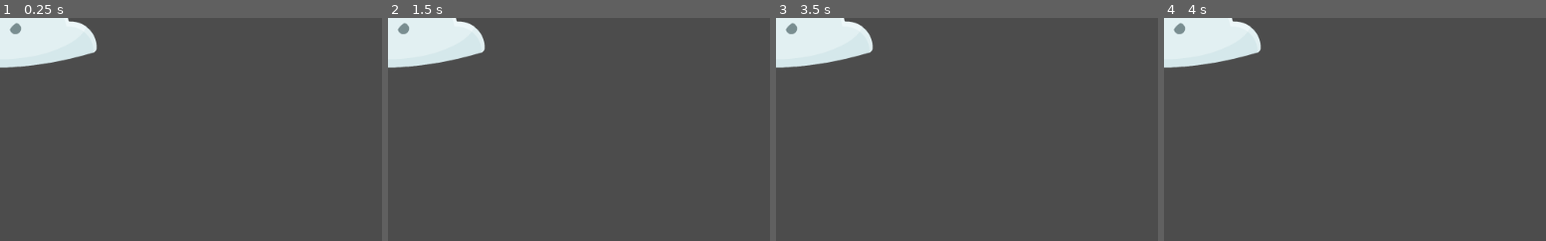
Above: before the commit, frames 1-4 (left to right).
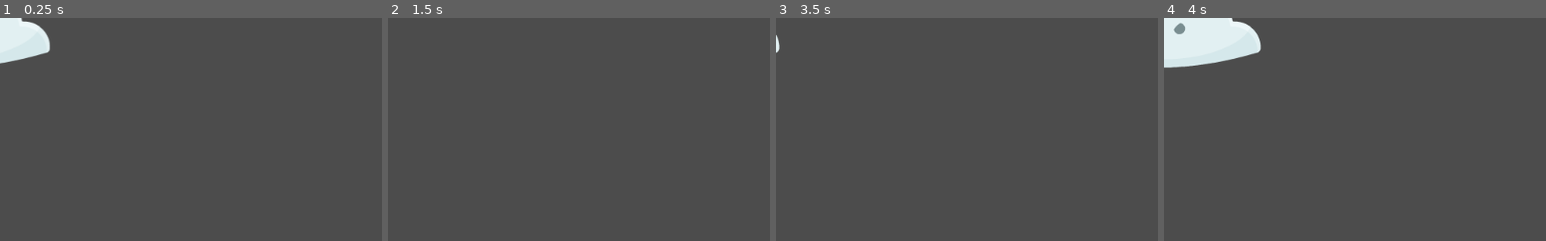
Above: after the commit, the same moments.

Repository: KennedyMungai/SimplePlatformer
Game: Godot game, scene res://Scenes/Cloud.tscn
Same seed, same stepped clock (60 frames per second), same inputs: the game is played once before the commit and once after it. This scene is started directly instead of the project's main scene.
Inputs:
- Up to frame 1 (0.25 s): no input
- Up to frame 2 (1.5 s): hold D (right) from 0.53 s (still down); tap W (jump) at 0.77 s; tap Enter at 1.25 s
- Up to frame 3 (3.5 s): tap W (jump) at 1.52, 3.02 s; tap Space at 2 s; release D (right) at 2.03 s; hold A (left) 2.03-2.78 s; tap Enter at 2.75 s; hold D (right) from 2.78 s (still down)
- Up to frame 4 (4 s): keep holding D (right); tap Space at 3.5 s; tap W (jump) at 3.77 s
The pictures show only the part of the screen within x 0-50%, y 0-50%; the shares and areas given below are measured in that part.

The runs differ from the first frame. In frame 1, 2.9% of the frame differs, in the area x 0-26%, y 0-23%; in frame 2, 4.8%; in frame 3, 4.7%; in frame 4, nothing differs.

Commit message:
Added the proper configuration for the animation

Diff:
--- a/Scenes/Cloud.tscn
+++ b/Scenes/Cloud.tscn
@@ -1,10 +1,39 @@
-[gd_scene load_steps=3 format=2]
+[gd_scene load_steps=4 format=2]
 
 [ext_resource path="res://GFX/Enemies/cloud.png" type="Texture" id=1]
 
 [sub_resource type="Animation" id=1]
 resource_name = "CloudDrift"
 length = 8.0
+loop = true
+step = 1.0
+tracks/0/type = "value"
+tracks/0/path = NodePath(".:position")
+tracks/0/interp = 1
+tracks/0/loop_wrap = true
+tracks/0/imported = false
+tracks/0/enabled = true
+tracks/0/keys = {
+"times": PoolRealArray( 0, 2, 6, 8 ),
+"transitions": PoolRealArray( 1, 1, 1, 1 ),
+"update": 0,
+"values": [ Vector2( 0, 0 ), Vector2( -500, 0 ), Vector2( 500, 0 ), Vector2( 0, 0 ) ]
+}
+
+[sub_resource type="Animation" id=2]
+length = 0.001
+tracks/0/type = "value"
+tracks/0/path = NodePath(".:position")
+tracks/0/interp = 1
+tracks/0/loop_wrap = true
+tracks/0/imported = false
+tracks/0/enabled = true
+tracks/0/keys = {
+"times": PoolRealArray( 0 ),
+"transitions": PoolRealArray( 1 ),
+"update": 0,
+"values": [ Vector2( 0, 0 ) ]
+}
 
 [node name="Cloud" type="Node2D"]
 
@@ -12,7 +41,9 @@
 texture = ExtResource( 1 )
 
 [node name="AnimationPlayer" type="AnimationPlayer" parent="Sprite"]
+autoplay = "CloudDrift"
 anims/CloudDrift = SubResource( 1 )
+anims/RESET = SubResource( 2 )
 
 [node name="Timer" type="Timer" parent="Sprite"]
 
